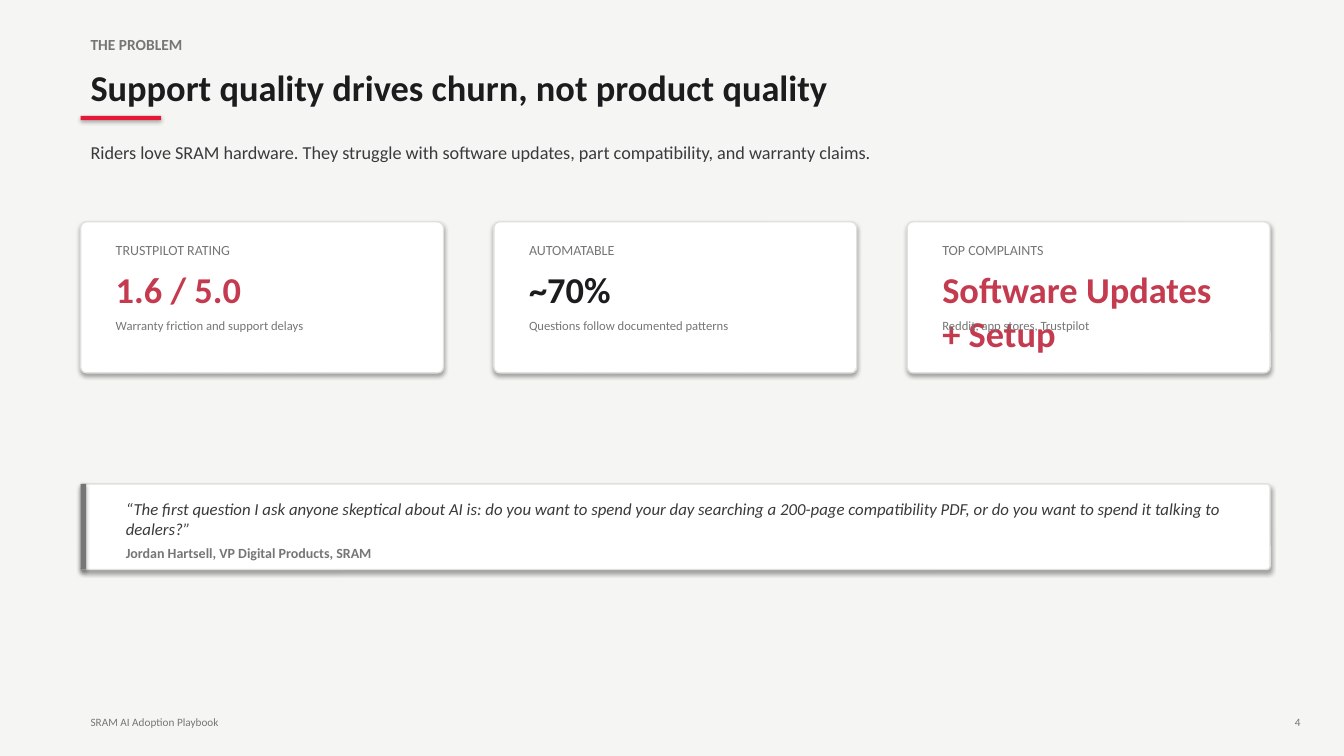
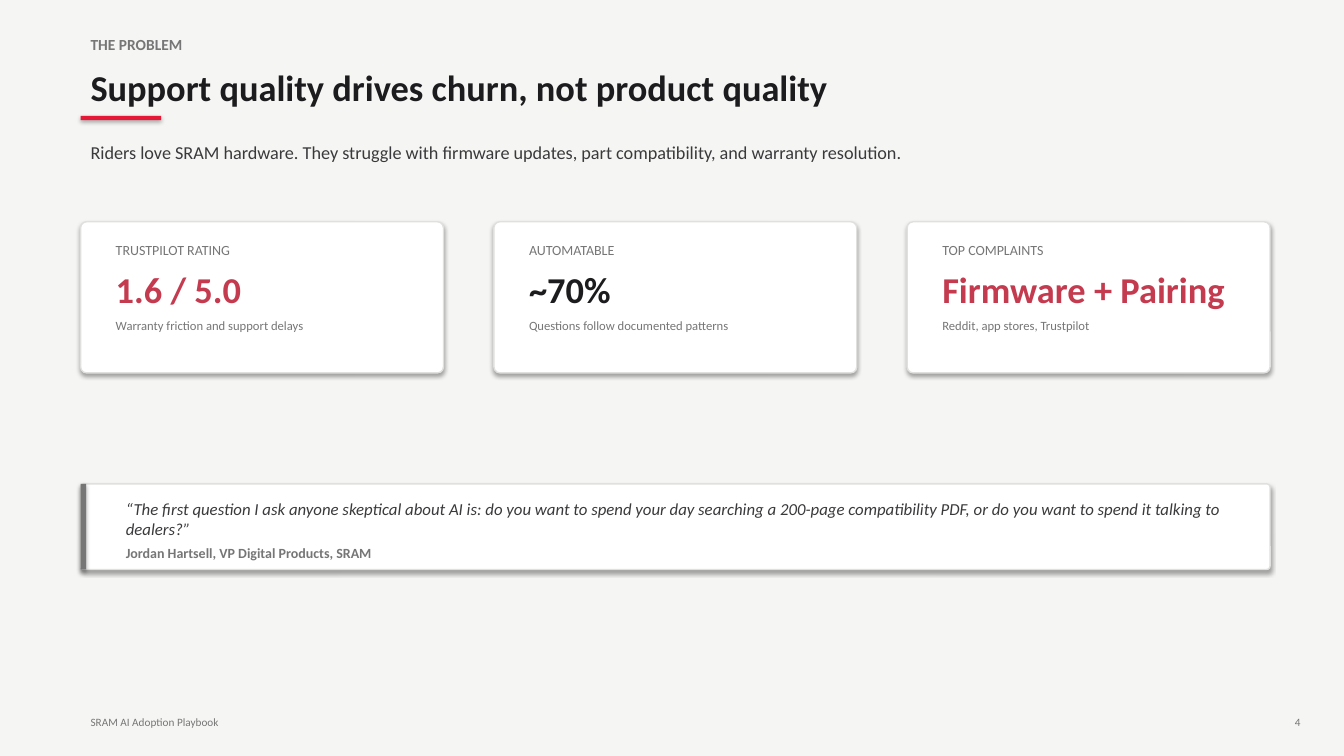
Before and after one commit to ewkreienberg/sram-ai-playbook, a slide deck: slide 9 of deliverables/SRAM_AI_Adoption_Playbook.pptx. Drawn at 1344x756 pixels with LibreOffice and Linux fonts; fonts in the diff are those of the drawing. Boxes give left, top, right and bottom in pixels: in the first picture for what was removed or moved away, otherwise in the second. Text is boxed around its words. In the diff, an @@ line names an element or a change of style, - is before the commit and + after.

```diff
--- a/deliverables/SRAM_AI_Adoption_Playbook.pptx
+++ b/deliverables/SRAM_AI_Adoption_Playbook.pptx
@@ text at box(91, 146, 901, 162): text changed @@
-Riders love SRAM hardware. They struggle with software updates, part compatibility, and warranty claims.
+Riders love SRAM hardware. They struggle with firmware updates, part compatibility, and warranty resolution.
@@ text at box(942, 277, 1224, 309): text changed @@
-Software Updates + Setup
+Firmware + Pairing
```
Also in this commit, not shown: 22 other slides changed, 1 other file.
